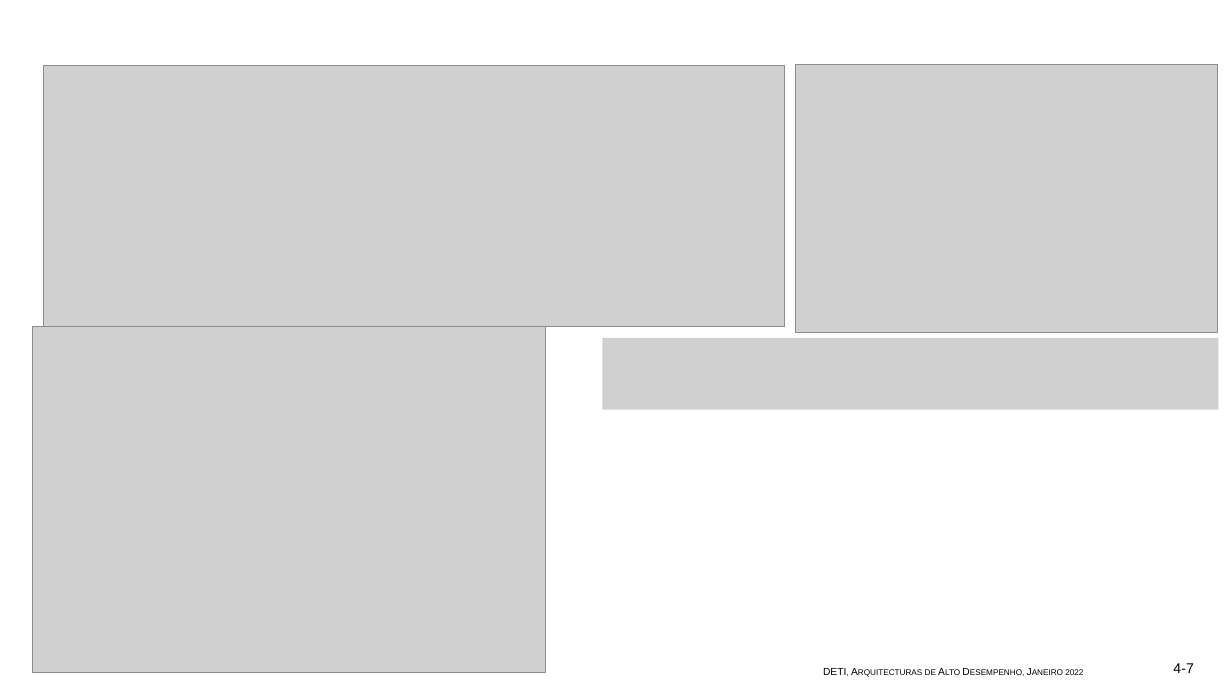
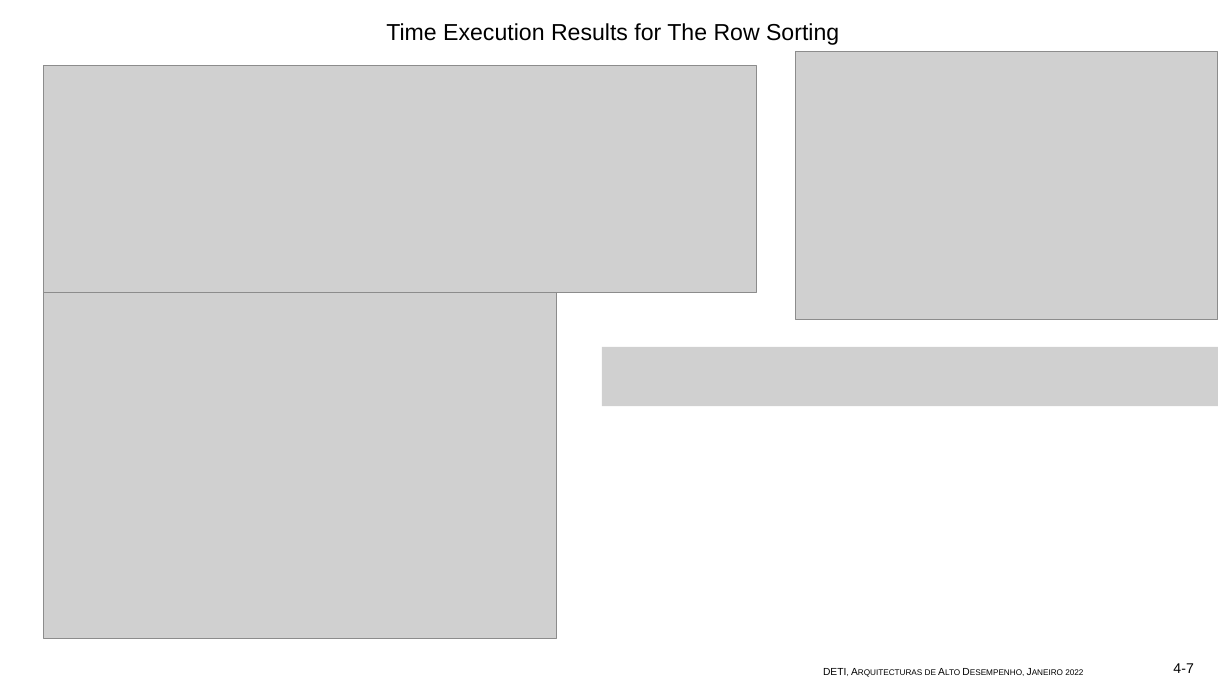
Before and after one commit to Pinto1088/AAD_2022, a slide deck: slide 4 of Assignment2/Apresentação1.pptx. Drawn at 1232x693 pixels with LibreOffice and Linux fonts; fonts in the diff are those of the drawing; grey boxes stand for pictures. Boxes give left, top, right and bottom in pixels: in the first picture for what was removed or moved away, otherwise in the second. Text is boxed around its words. In the diff, an @@ line names an element or a change of style, - is before the commit and + after.

```diff
--- a/Assignment2/Apresentação1.pptx
+++ b/Assignment2/Apresentação1.pptx
@@ text added at (386,23,839,45), 18 pt, text #000000 @@
+Time Execution Results for The Row Sorting
@@ picture: place and size @@
-picture at (796,65,1218,333)
+picture at (796,52,1218,320)
@@ picture: place and size @@
-picture at (43,66,785,326)
+picture at (43,66,756,292)
@@ picture: place and size @@
-picture at (32,327,545,674)
+picture at (43,292,556,639)
@@ picture: place and size @@
-picture at (603,338,1219,410)
+picture at (602,347,1218,406)
```
Also in this commit, not shown: 5 other slides changed.
